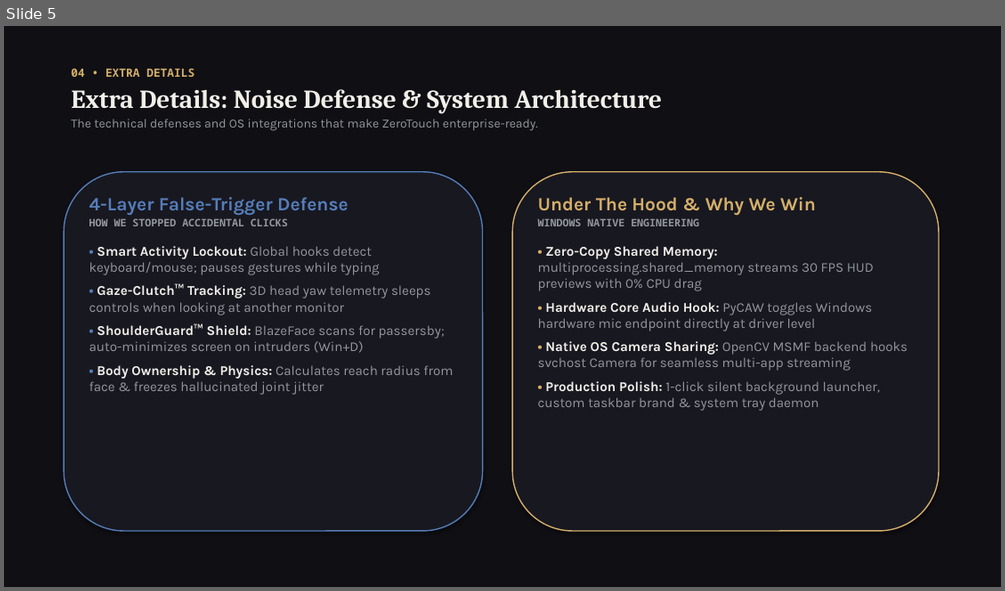
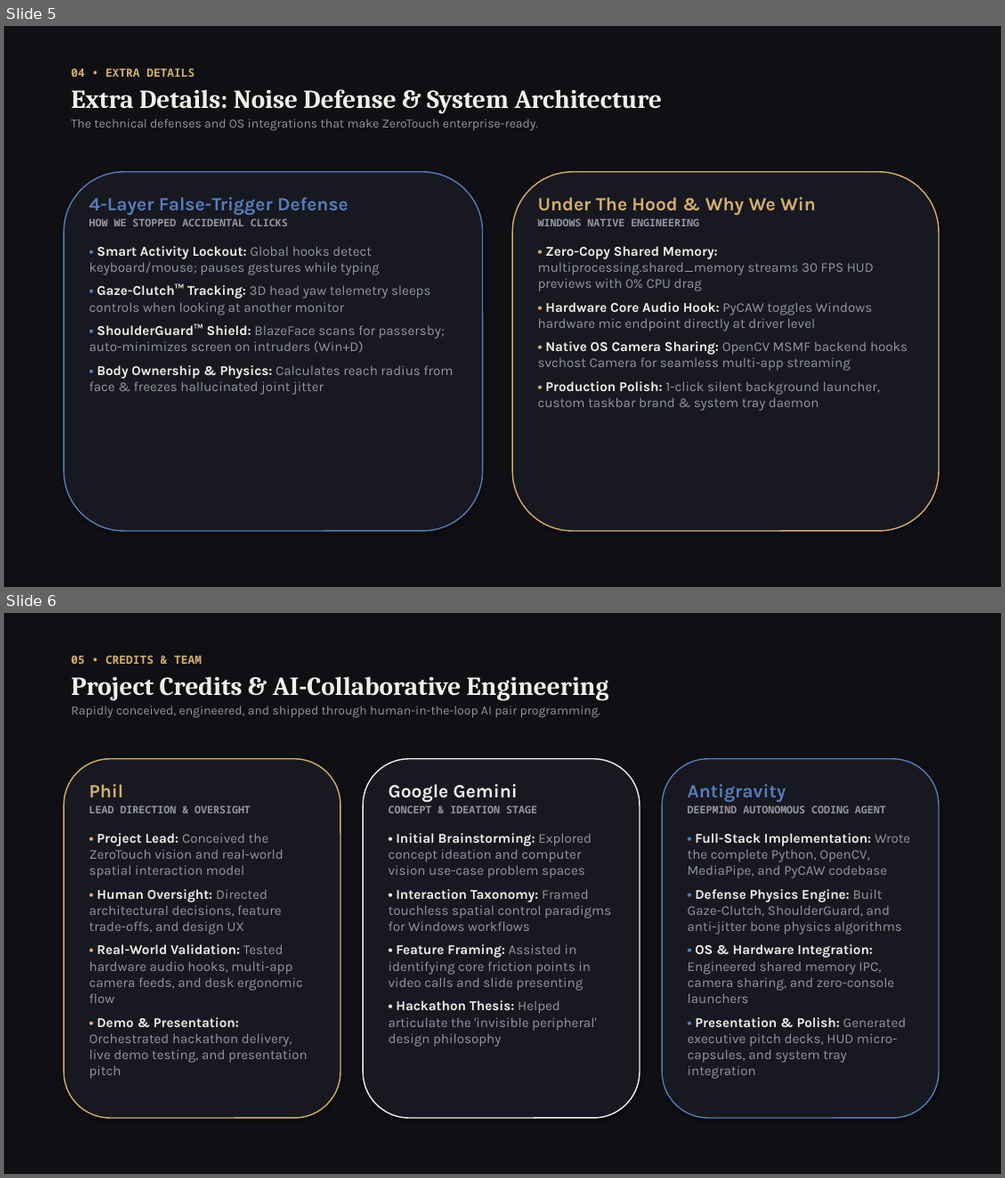
Before and after one commit to Philphil-org/UAT-Hackathon, a slide deck: ZeroTouch_PitchDeck.pptx. Shown one above the other, each under a label of ours: slide 5 before the commit, slides 5 and 6 after it. The pictures are 1005x591 and 1005x1178 pixels, drawn with LibreOffice and Linux fonts; fonts in the diff are those of the drawing. Boxes give left, top, right and bottom in pixels: in the first picture for what was removed or moved away, otherwise in the second. Text is boxed around its words. In the diff, an @@ line names an element or a change of style, - is before the commit and + after.

Commit message:
docs: add project credits slide recognizing Phil, Gemini, and Antigravity

```diff
--- a/ZeroTouch_PitchDeck.pptx
+++ b/ZeroTouch_PitchDeck.pptx
@@ slide 6 added at [4, 613, 1001, 1174], background #FFFFFF @@
@@ rectangle added at [4, 613, 1001, 1174], fill #0F0F14 @@
@@ text added at [71, 655, 609, 718], 12 pt, text #94979E @@
+05 • CREDITS & TEAM
+Project Credits & AI-Collaborative Engineering
+Rapidly conceived, engineered, and shipped through human-in-the-loop AI pair programming.
@@ rounded rectangle added at [64, 759, 340, 1118], fill #181820, outline #D4AF6A 1.2 pt @@
@@ rounded rectangle added at [363, 759, 639, 1118], fill #181820, outline #F2EFE9 1.2 pt @@
@@ rounded rectangle added at [662, 759, 938, 1118], fill #181820, outline #557DB9 1.2 pt @@
@@ text added at [89, 784, 307, 1078], 13 pt, text #94979E @@
+Phil
+LEAD DIRECTION & OVERSIGHT
+• Project Lead: Conceived the ZeroTouch vision and real-world spatial interaction model
+• Human Oversight: Directed architectural decisions, feature trade-offs, and design UX
+• Real-World Validation: Tested hardware audio hooks, multi-app camera feeds, and desk ergonomic flow
+• Demo & Presentation: Orchestrated hackathon delivery, live demo testing, and presentation pitch
@@ text added at [388, 784, 611, 1046], 13 pt, text #94979E @@
+Google Gemini
+CONCEPT & IDEATION STAGE
+• Initial Brainstorming: Explored concept ideation and computer vision use-case problem spaces
+• Interaction Taxonomy: Framed touchless spatial control paradigms for Windows workflows
+• Feature Framing: Assisted in identifying core friction points in video calls and slide presenting
+• Hackathon Thesis: Helped articulate the 'invisible peripheral' design philosophy
@@ text added at [688, 784, 910, 1078], 13 pt, text #94979E @@
+Antigravity
+DEEPMIND AUTONOMOUS CODING AGENT
+• Full-Stack Implementation: Wrote the complete Python, OpenCV, MediaPipe, and PyCAW codebase
+• Defense Physics Engine: Built Gaze-Clutch, ShoulderGuard, and anti-jitter bone physics algorithms
+• OS & Hardware Integration: Engineered shared memory IPC, camera sharing, and zero-console launchers
+• Presentation & Polish: Generated executive pitch decks, HUD micro-capsules, and system tray integration
```
